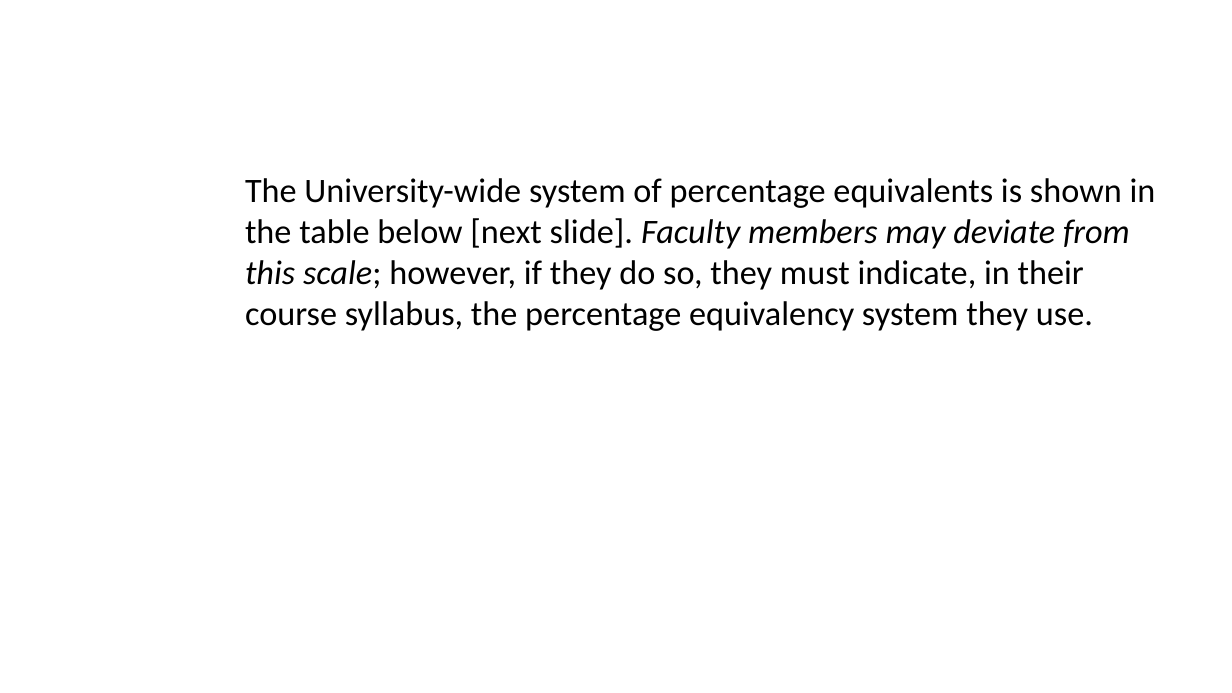
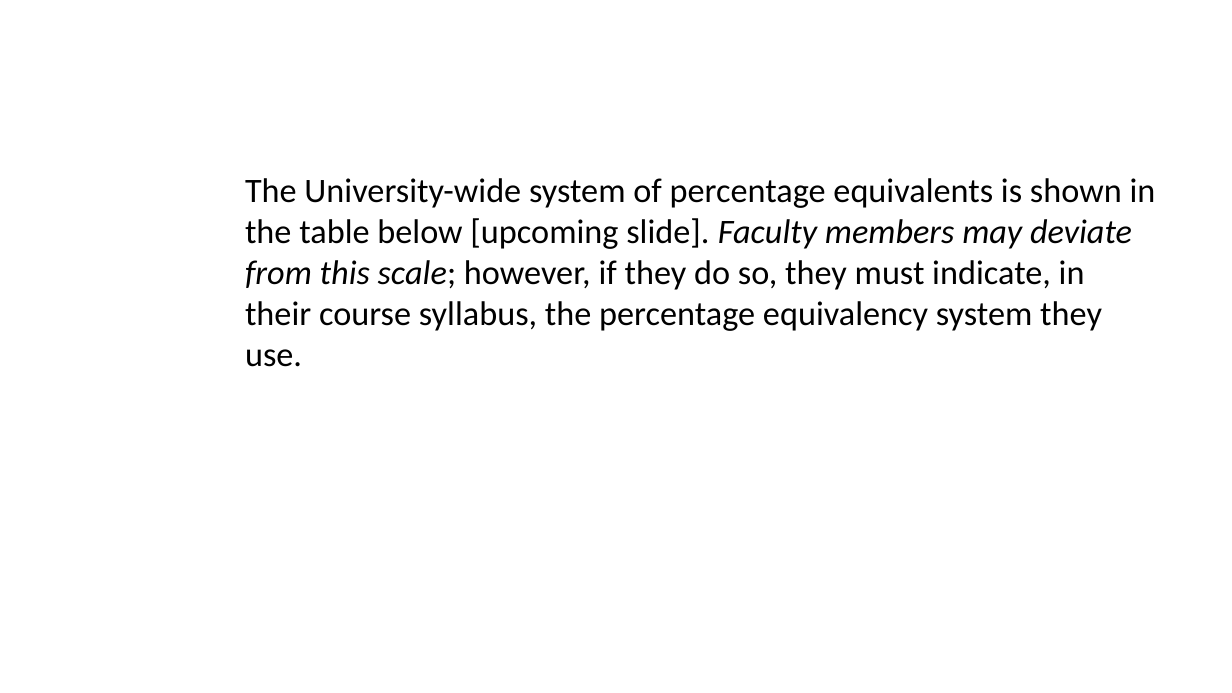
Before and after one commit to cmadland/slides, a slide deck: slide 16 of docs/posts/fpl-assessment/index.pptx (slide 14 before the commit). Drawn at 1232x693 pixels with LibreOffice and Linux fonts; fonts in the diff are those of the drawing. Boxes give left, top, right and bottom in pixels: in the first picture for what was removed or moved away, otherwise in the second. Text is boxed around its words. In the diff, an @@ line names an element or a change of style, - is before the commit and + after.

```diff
--- a/docs/posts/fpl-assessment/index.pptx
+++ b/docs/posts/fpl-assessment/index.pptx
@@ text at <box>245,178,1156,367</box>: text changed @@
-The University-wide system of percentage equivalents is shown in the table below [next slide]. Faculty members may deviate from this scale; however, if they do so, they must indicate, in their course syllabus, the percentage equivalency system they use.
+The University-wide system of percentage equivalents is shown in the table below [upcoming slide]. Faculty members may deviate from this scale; however, if they do so, they must indicate, in their course syllabus, the percentage equivalency system they use.
```
Also in this commit, not shown: 8 other slides changed, 7 slides added, 1 slide removed, 13 other files.
